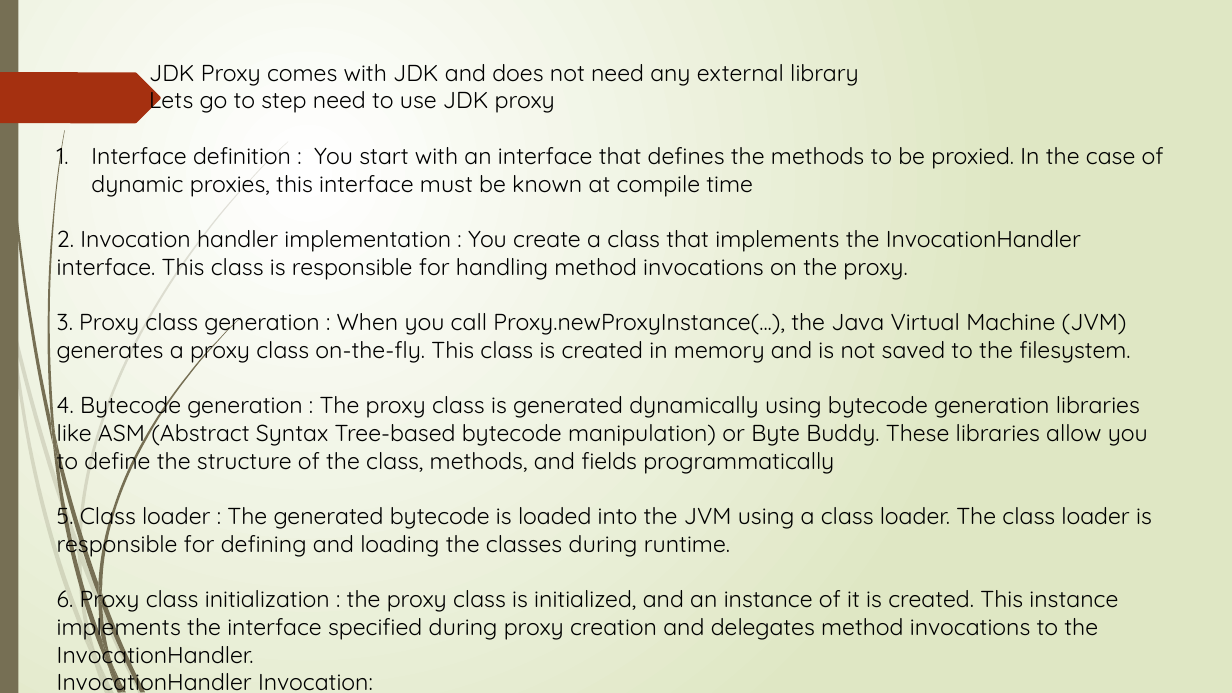
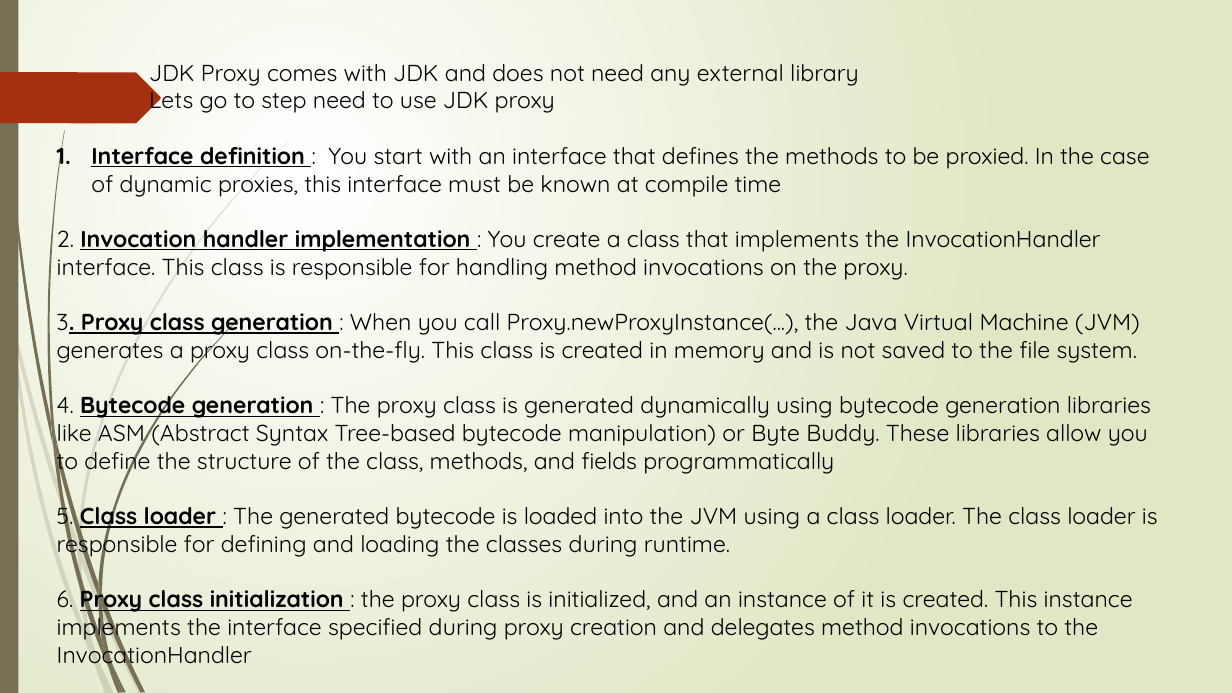
Before and after one commit to nasrmohammad4804/dynamic-proxy-presentation, a slide deck: slide 12 of DYNAMIC PROXY.pptx. Drawn at 1232x693 pixels with LibreOffice and Linux fonts; fonts in the diff are those of the drawing. Boxes give left, top, right and bottom in pixels: in the first picture for what was removed or moved away, otherwise in the second. Text is boxed around its words. In the diff, an @@ line names an element or a change of style, - is before the commit and + after.

Commit message:
add some changes to slide of dynamic proxy

```diff
--- a/DYNAMIC PROXY.pptx
+++ b/DYNAMIC PROXY.pptx
@@ text at box(57, 147, 1158, 558): bold on, underline on in "Interface definition", "Invocation handler implementation", "Bytecode generation", "Class loader" @@
@@ text at box(57, 313, 1140, 364): spaces changed @@
-3. Proxy class generation : When you call Proxy.newProxyInstance(...), the Java Virtual Machine (JVM) generates a proxy class on-the-fly. This class is created in memory and is not saved to the filesystem.
+3. Proxy class generation : When you call Proxy.newProxyInstance(...), the Java Virtual Machine (JVM) generates a proxy class on-the-fly. This class is created in memory and is not saved to the file system.
@@ text at box(57, 583, 1133, 669): text changed @@
-6. Proxy class initialization : the proxy class is initialized, and an instance of it is created. This instance implements the interface specified during proxy creation and delegates method invocations to the InvocationHandler.
-InvocationHandler Invocation:
+6. Proxy class initialization : the proxy class is initialized, and an instance of it is created. This instance implements the interface specified during proxy creation and delegates method invocations to the InvocationHandler
```
Also in this commit, not shown: 9 other slides changed, 1 slide added, 1 slide removed.
